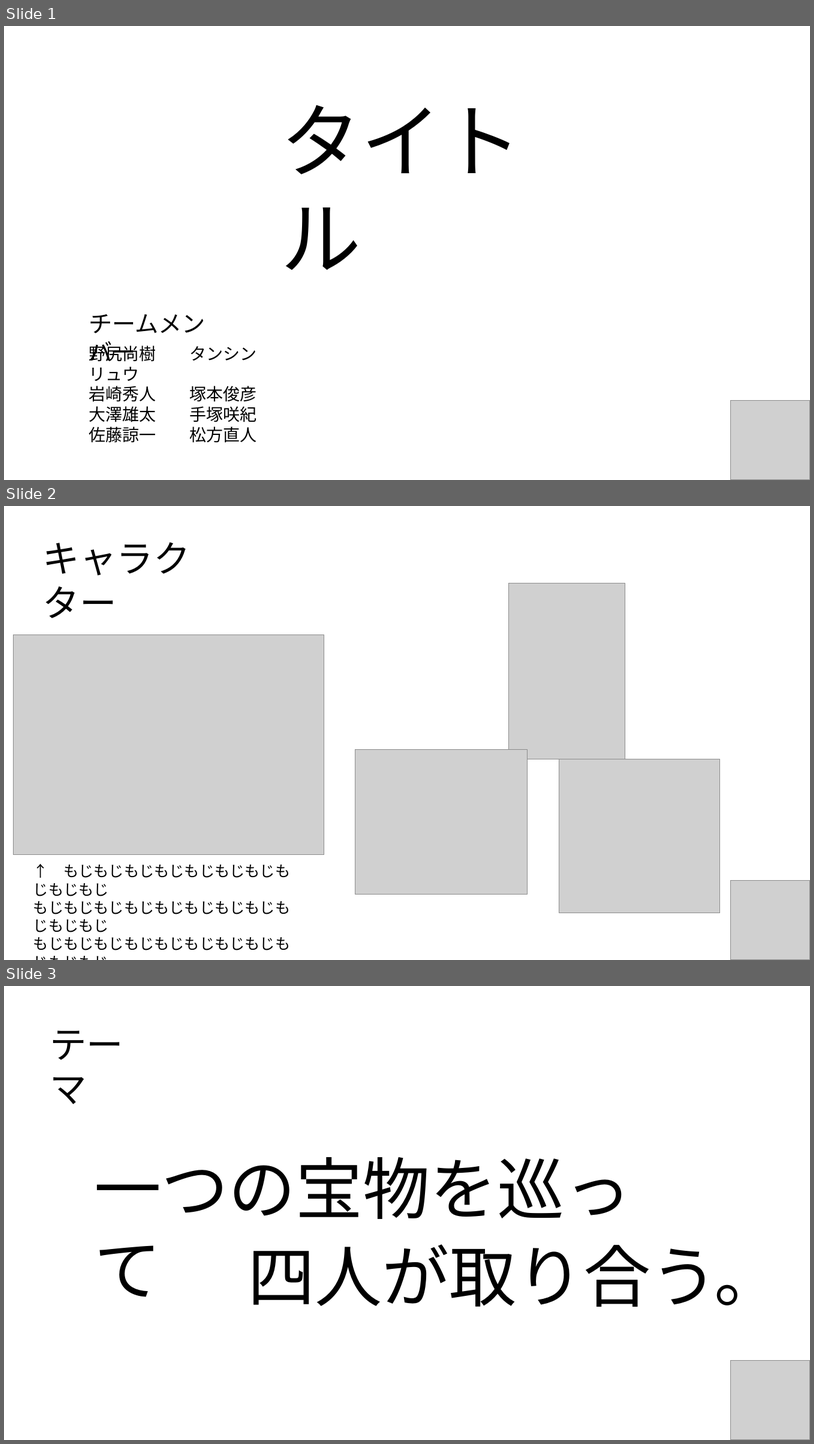
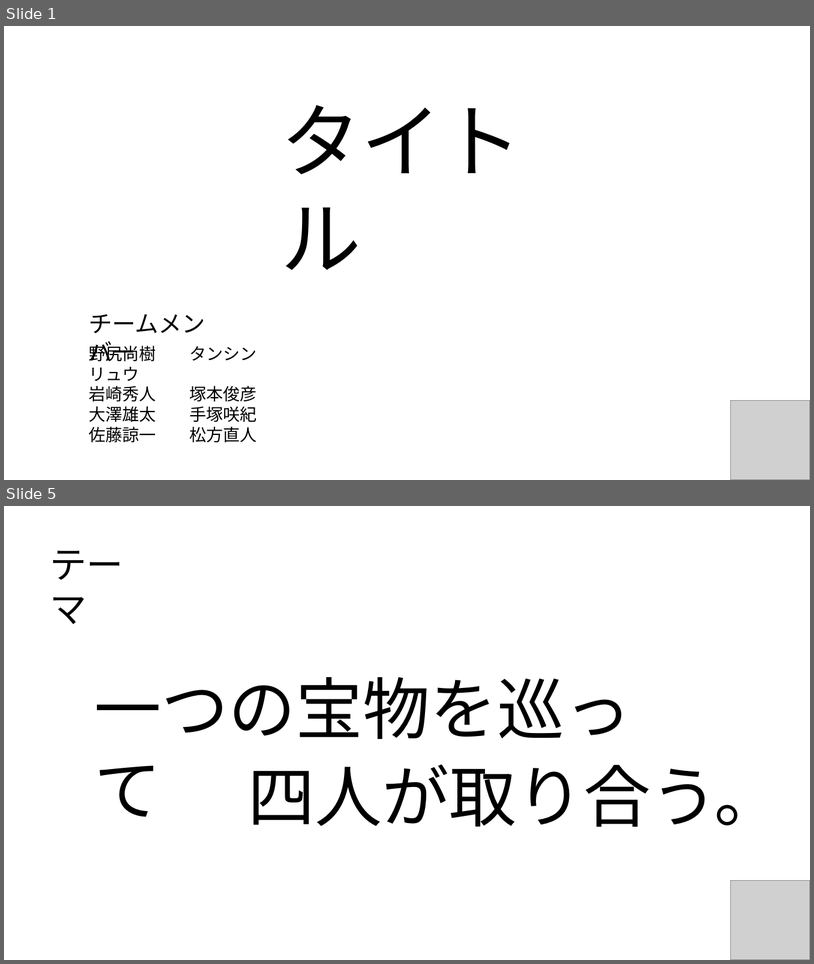
Before and after one commit to CaseStudyG18/master, a slide deck: G18_プレゼン用PWP.pptx. Shown one above the other, each under a label of ours: slides 1, 2 and 3 before the commit, slides 1 and 5 after it; the slides between them are not shown. The pictures are 814x1444 and 814x964 pixels, drawn with LibreOffice and Linux fonts; fonts in the diff are those of the drawing; grey boxes stand for pictures. Boxes give left, top, right and bottom in pixels: in the first picture for what was removed or moved away, otherwise in the second. Text is boxed around its words. In the diff, an @@ line names an element or a change of style, - is before the commit and + after.

```diff
--- a/G18_プレゼン用PWP.pptx
+++ b/G18_プレゼン用PWP.pptx
@@ slide 2 removed at box(4, 506, 810, 960), background #FFFFFF @@
@@ text removed at box(43, 542, 191, 618) @@
-キャラクター
@@ picture removed at box(509, 583, 625, 759) @@
@@ picture removed at box(14, 634, 324, 854) @@
@@ picture removed at box(356, 749, 528, 894) @@
@@ picture removed at box(560, 759, 720, 913) @@
@@ text removed at box(33, 864, 290, 950) @@
-↑ もじもじもじもじもじもじもじもじもじもじ
-もじもじもじもじもじもじもじもじもじもじもじ
-もじもじもじもじもじもじもじもじもじもじもじ
@@ picture removed at box(731, 880, 810, 960) @@
@@ what was slide 3 is now slide 5 @@
```
Also in this commit, not shown: 2 slides changed, 3 slides added, 1 other file.
